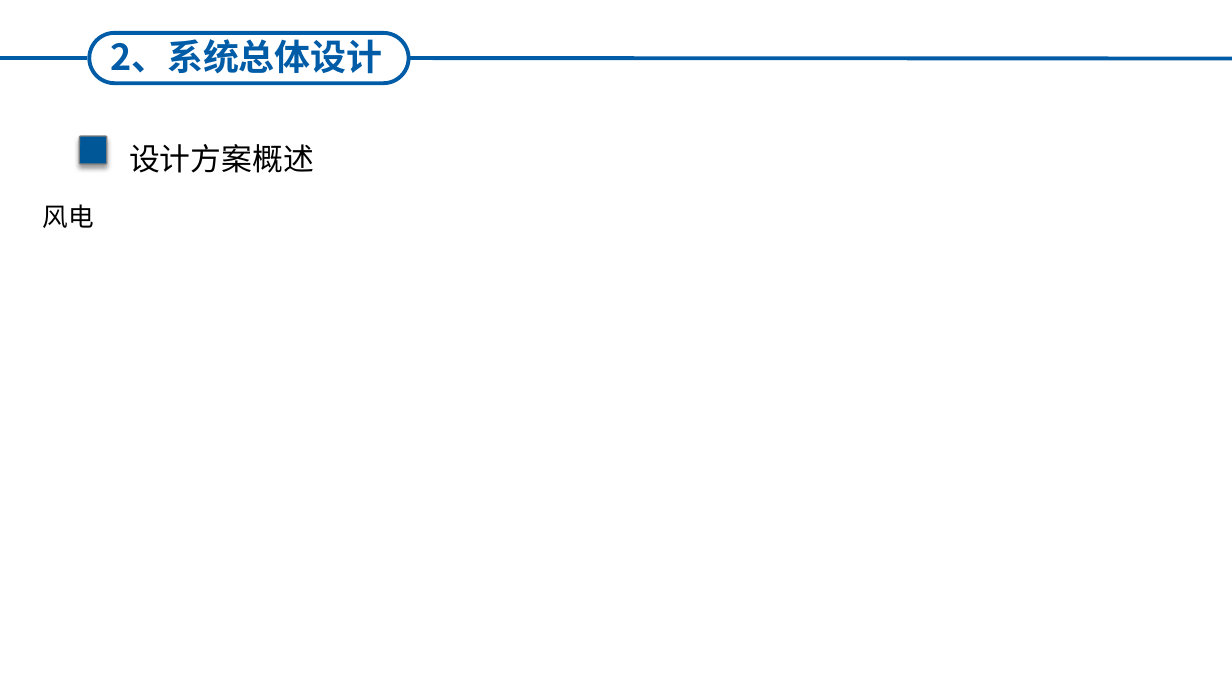
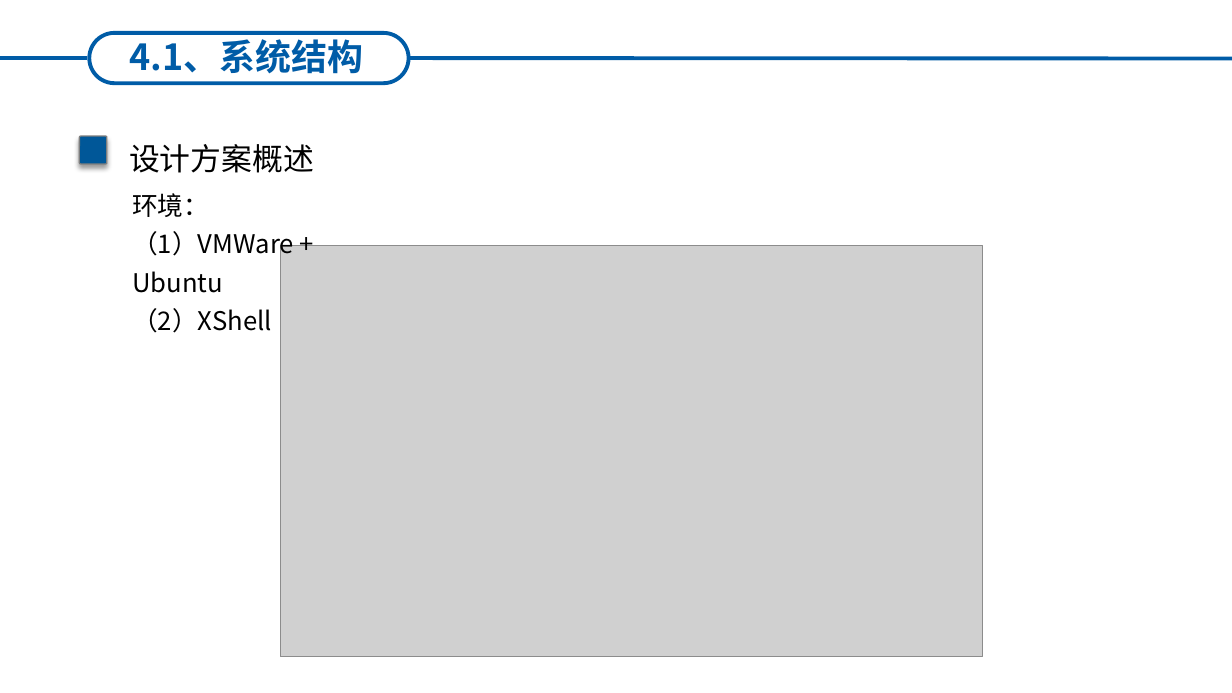
Before and after one commit to HNing109/StudyNotes, a slide deck: slide 11 of Golang_学习笔记/Golang_Web_学习笔记/ETCD_学习笔记/ETCD-调研.pptx (slide 4 before the commit). Drawn at 1232x693 pixels with LibreOffice and Linux fonts; fonts in the diff are those of the drawing; grey boxes stand for pictures. Boxes give left, top, right and bottom in pixels: in the first picture for what was removed or moved away, otherwise in the second. Text is boxed around its words. In the diff, an @@ line names an element or a change of style, - is before the commit and + after.

```diff
--- a/Golang_学习笔记/Golang_Web_学习笔记/ETCD_学习笔记/ETCD-调研.pptx
+++ b/Golang_学习笔记/Golang_Web_学习笔记/ETCD_学习笔记/ETCD-调研.pptx
@@ text at bbox=[130, 34, 363, 74]: text changed @@
-2、系统总体设计
+4.1、系统结构
@@ text removed at bbox=[42, 204, 93, 228] @@
-风电
@@ text added at bbox=[132, 193, 294, 333], 20 pt, text #000000 @@
+环境：
+（1）VMWare + Ubuntu
+（2）XShell
@@ picture added at bbox=[280, 246, 982, 657] @@
```
Also in this commit, not shown: 6 other slides changed, 6 slides added, 6 other files.
